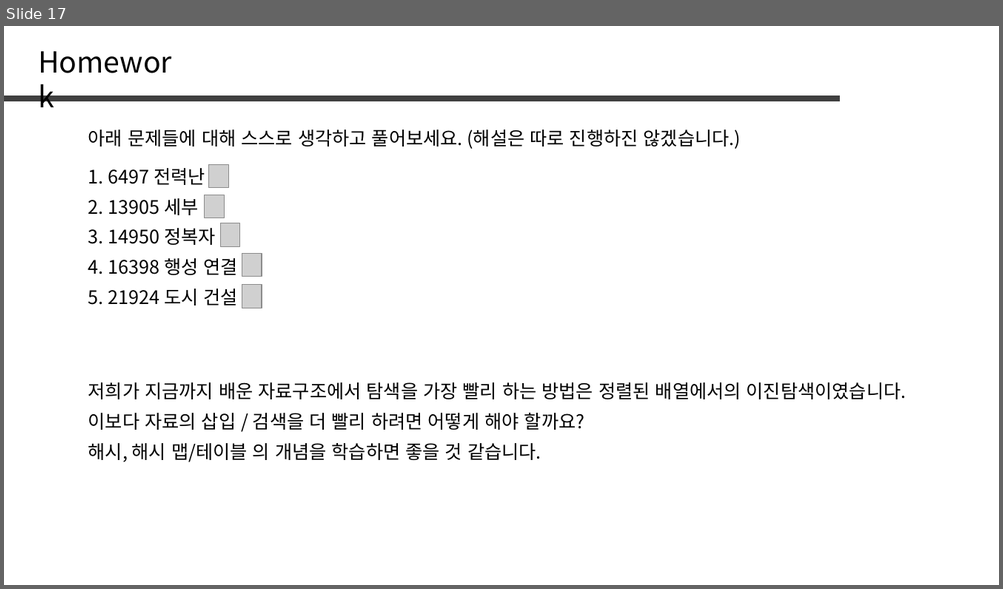
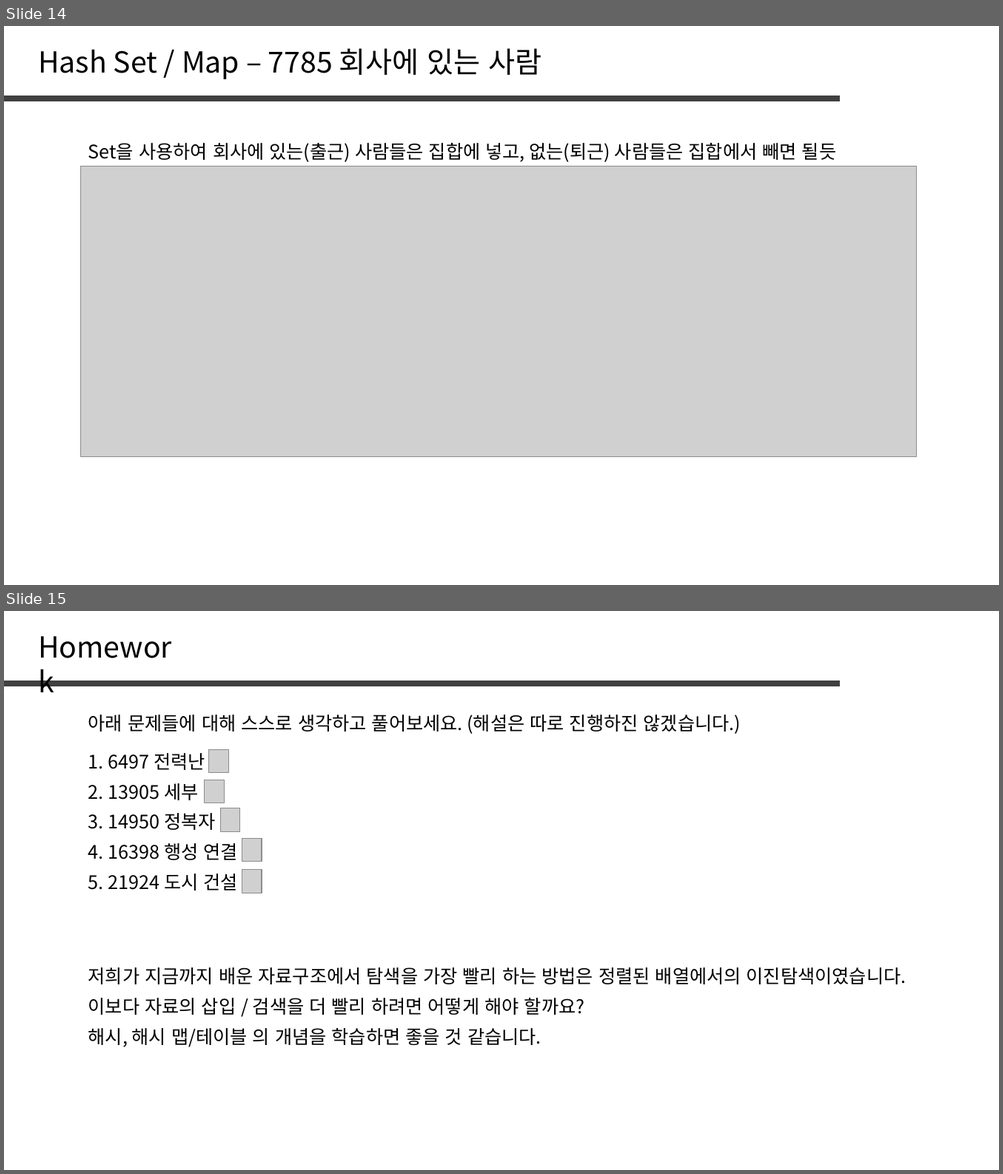
Before and after one commit to jaehoo1/PS-study, a slide deck: study/15_Hash Set, Hash Map.pptx. Shown one above the other, each under a label of ours: slide 17 before the commit, slides 14 and 15 after it. The pictures are 1003x589 and 1003x1174 pixels, drawn with LibreOffice and Linux fonts; fonts in the diff are those of the drawing; grey boxes stand for pictures. Boxes give left, top, right and bottom in pixels: in the first picture for what was removed or moved away, otherwise in the second. Text is boxed around its words. In the diff, an @@ line names an element or a change of style, - is before the commit and + after.

```diff
--- a/study/15_Hash Set, Hash Map.pptx
+++ b/study/15_Hash Set, Hash Map.pptx
@@ slide 14 added at (4, 26, 999, 585), background #FFFFFF @@
@@ text added at (38, 48, 541, 79), 28 pt, text #000000 @@
+Hash Set / Map – 7785 회사에 있는 사람
@@ line added from (4, 99) to (839, 99), #404040 6 pt @@
@@ text added at (88, 143, 836, 162), 18 pt, text #000000 @@
+Set을 사용하여 회사에 있는(출근) 사람들은 집합에 넣고, 없는(퇴근) 사람들은 집합에서 빼면 될듯
@@ picture added at (81, 167, 916, 457) @@
@@ what was slide 17 is now slide 15 @@
```
Also in this commit, not shown: 4 other slides added, 7 slides removed.
